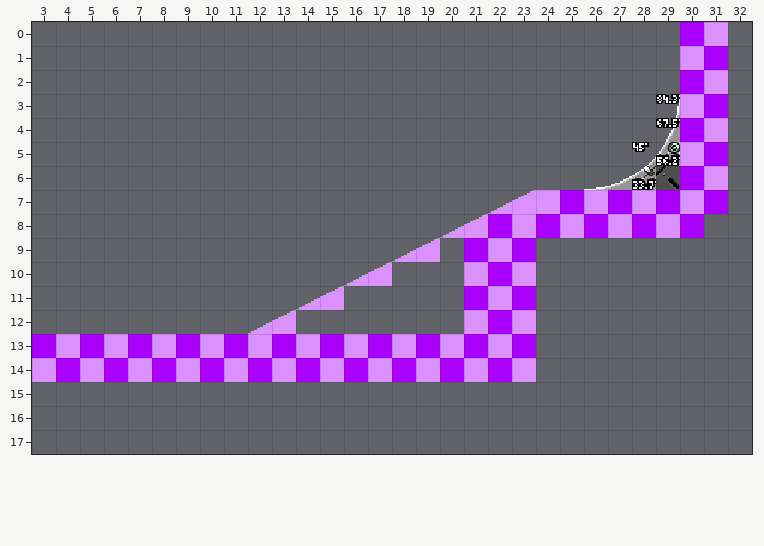
Two states of a Tiled map, testlevel.tmx. The first picture shows the starting point.
Cells are 16x16 px. Shown: x 3..32, y 0..17. Tiles whose own drawing changed are shown in their newer look in all pictures.
Now the later version:
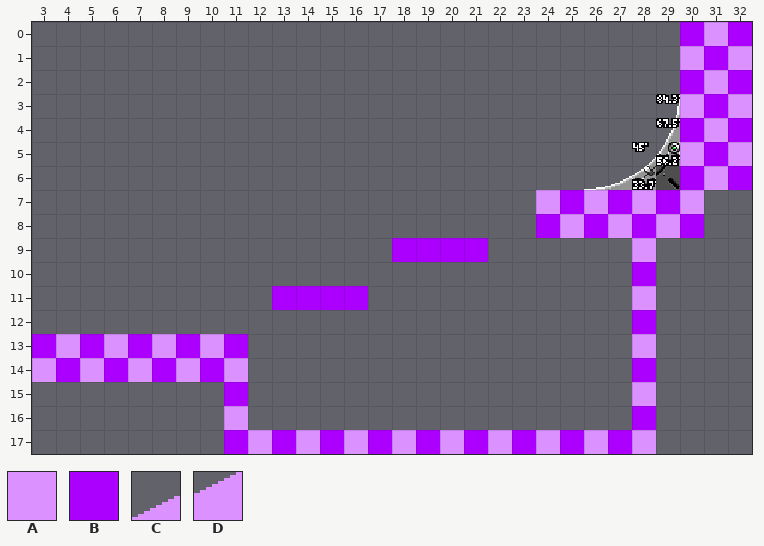
Key: from "testlevelspritesheet2": A 0, B 1, C 32, D 33.
_ is an empty cell.
Changes in this commit:
{"where": "layer \"Tile Layer 1\""}
{"y":0,"x":32,"old":"_","new":"B"}
{"y":1,"x":32,"old":"_","new":"A"}
{"y":2,"x":32,"old":"_","new":"B"}
{"y":3,"x":32,"old":"_","new":"A"}
{"y":4,"x":32,"old":"_","new":"B"}
{"y":5,"x":32,"old":"_","new":"A"}
{"y":6,"x":32,"old":"_","new":"B"}
{"y":7,"x":22,"old":"CD","new":"__"}
{"y":7,"x":31,"old":"B","new":"_"}
{"y":8,"x":20,"old":"CDBA","new":"____"}
{"y":9,"x":18,"old":"CD_","new":"BBB"}
{"y":9,"x":22,"old":"AB","new":"__"}
{"y":9,"x":28,"old":"_","new":"A"}
{"y":10,"x":16,"old":"CD","new":"__"}
{"y":10,"x":21,"old":"ABA","new":"___"}
{"y":10,"x":28,"old":"_","new":"B"}
{"y":11,"x":13,"old":"_CD_","new":"BBBB"}
{"y":11,"x":21,"old":"BAB","new":"___"}
{"y":11,"x":28,"old":"_","new":"A"}
{"y":12,"x":12,"old":"CD","new":"__"}
{"y":12,"x":21,"old":"ABA","new":"___"}
{"y":12,"x":28,"old":"_","new":"B"}
{"y":13,"x":12,"old":"ABABABABABAB","new":"____________"}
{"y":13,"x":28,"old":"_","new":"A"}
{"y":14,"x":12,"old":"BABABABABABA","new":"____________"}
{"y":14,"x":28,"old":"_","new":"B"}
{"y":15,"x":11,"old":"_","new":"B"}
{"y":15,"x":28,"old":"_","new":"A"}
{"y":16,"x":11,"old":"_","new":"A"}
{"y":16,"x":28,"old":"_","new":"B"}
{"y":17,"x":11,"old":"__________________","new":"BABABABABABABABABA"}
{"label":"changed","picture_box":[704,22,752,214]}
{"label":"changed","picture_box":[224,190,656,454]}
